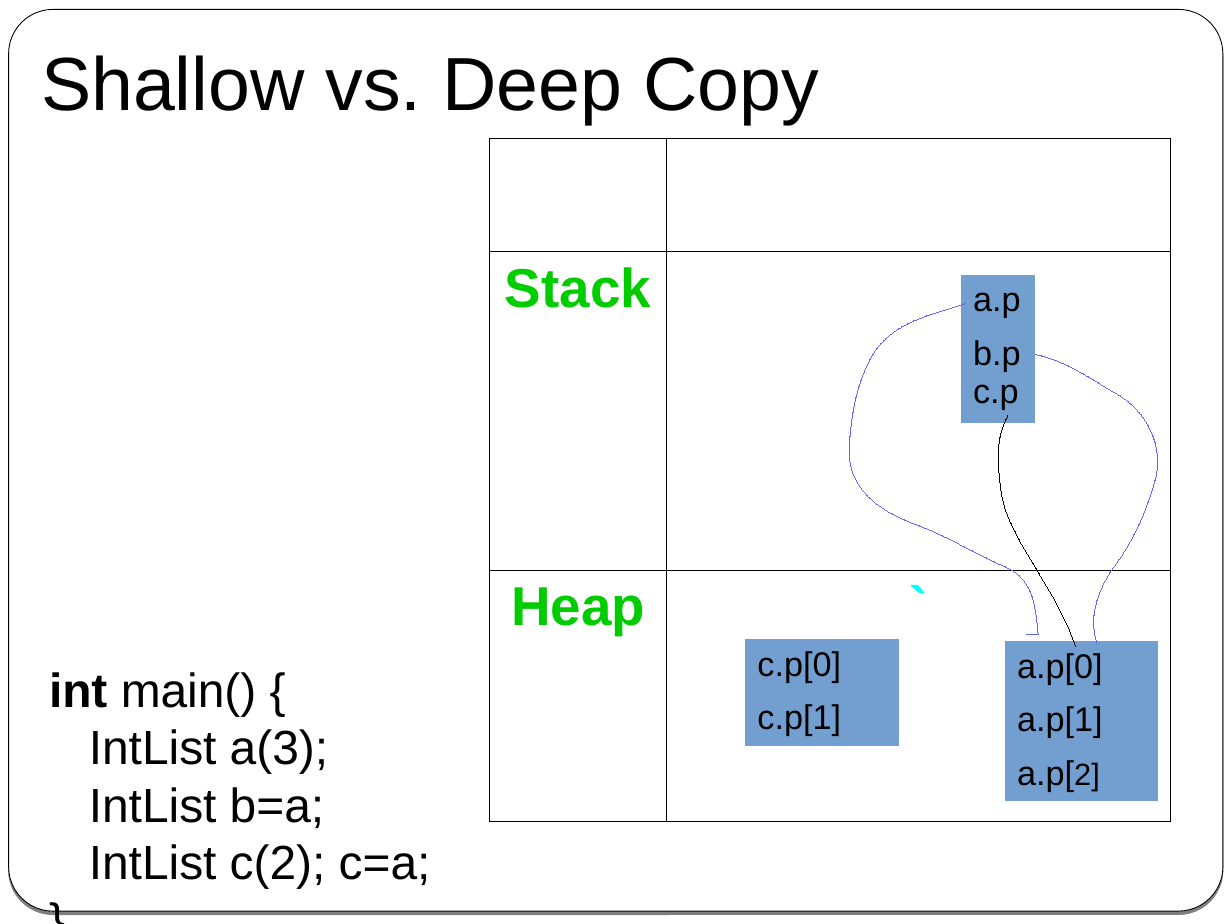
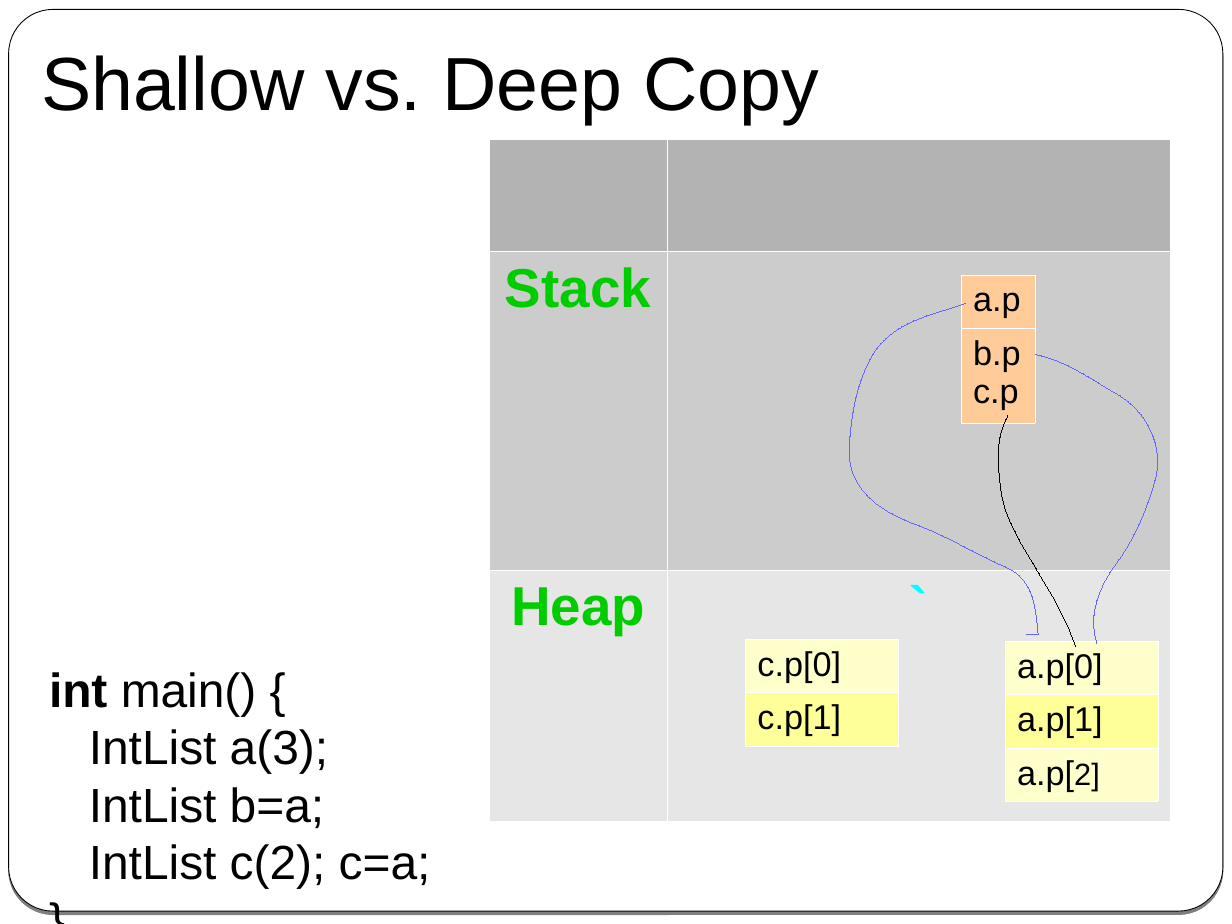
Before and after one commit to cpp-at-ariel/cpp-5779, a slide deck: slide 3 of 05-copy-convert/slides.odp. Drawn at 1232x924 pixels with LibreOffice and Linux fonts; fonts in the diff are those of the drawing. Boxes give left, top, right and bottom in pixels: in the first picture for what was removed or moved away, otherwise in the second. Text is boxed around its words. In the diff, an @@ line names an element or a change of style, - is before the commit and + after.

```diff
--- a/05-copy-convert/slides.odp
+++ b/05-copy-convert/slides.odp
@@ table at bbox=[489, 139, 1170, 822] @@
@@ fill none to #CCCCCC in row 2, column 1 @@
@@ fill none to #E6E6E6 in row 3 @@
@@ borders changed @@
@@ table at bbox=[961, 275, 1035, 414] @@
@@ fill #729FCF to #FFCC99 in 2 cells @@
@@ borders changed @@
@@ table at bbox=[745, 639, 898, 742] @@
@@ fill #729FCF to #FFFFCC in row 1, column 1 @@
@@ fill #729FCF to #FFFF99 in row 2, column 1 @@
@@ borders changed @@
@@ table at bbox=[1005, 641, 1158, 795] @@
@@ fill #729FCF to #FFFFCC in 2 cells @@
@@ fill #729FCF to #FFFF99 in row 2, column 1 @@
@@ borders changed @@
```
Also in this commit, not shown: 1 other slide changed, 5 other files.
